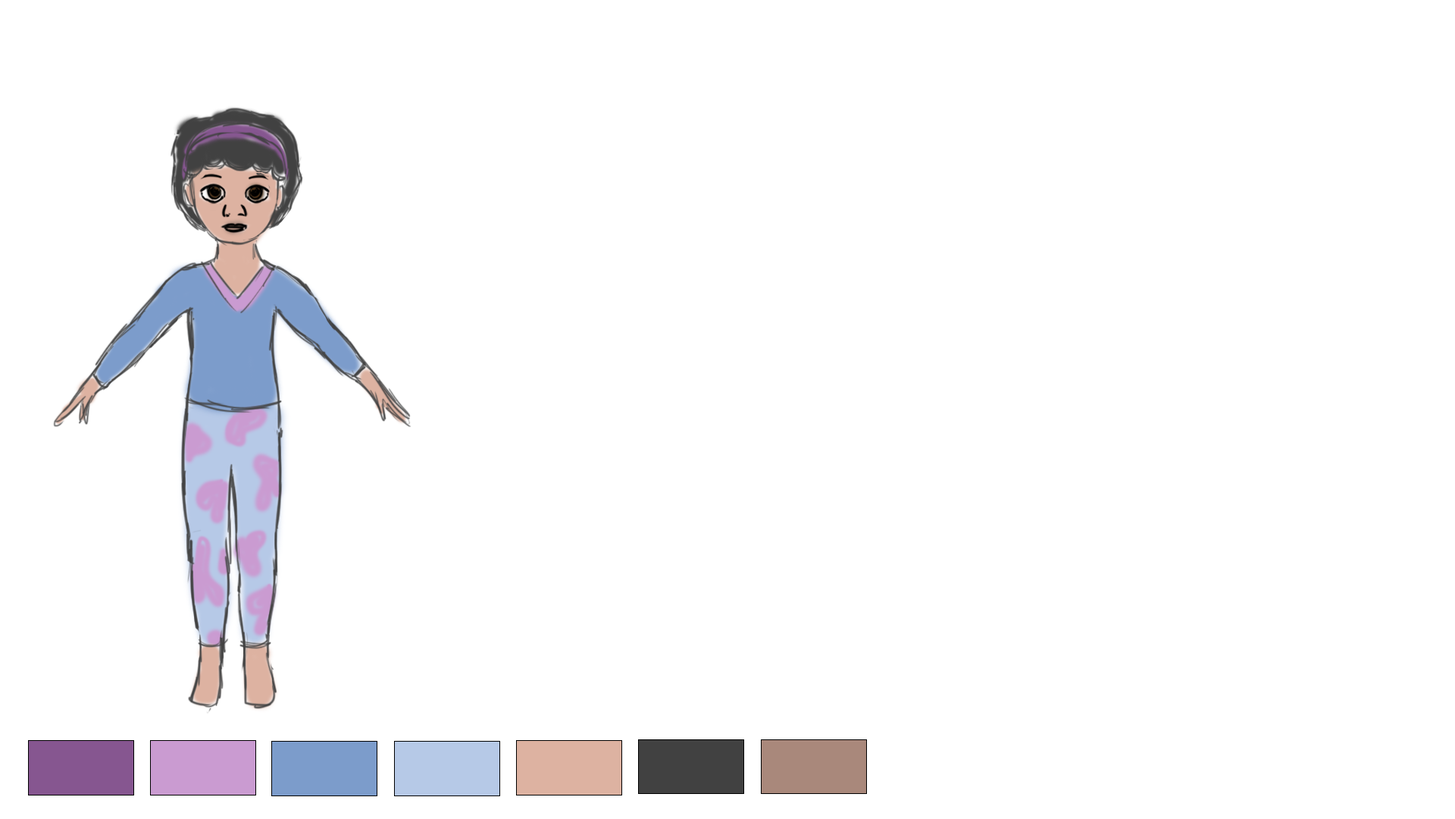
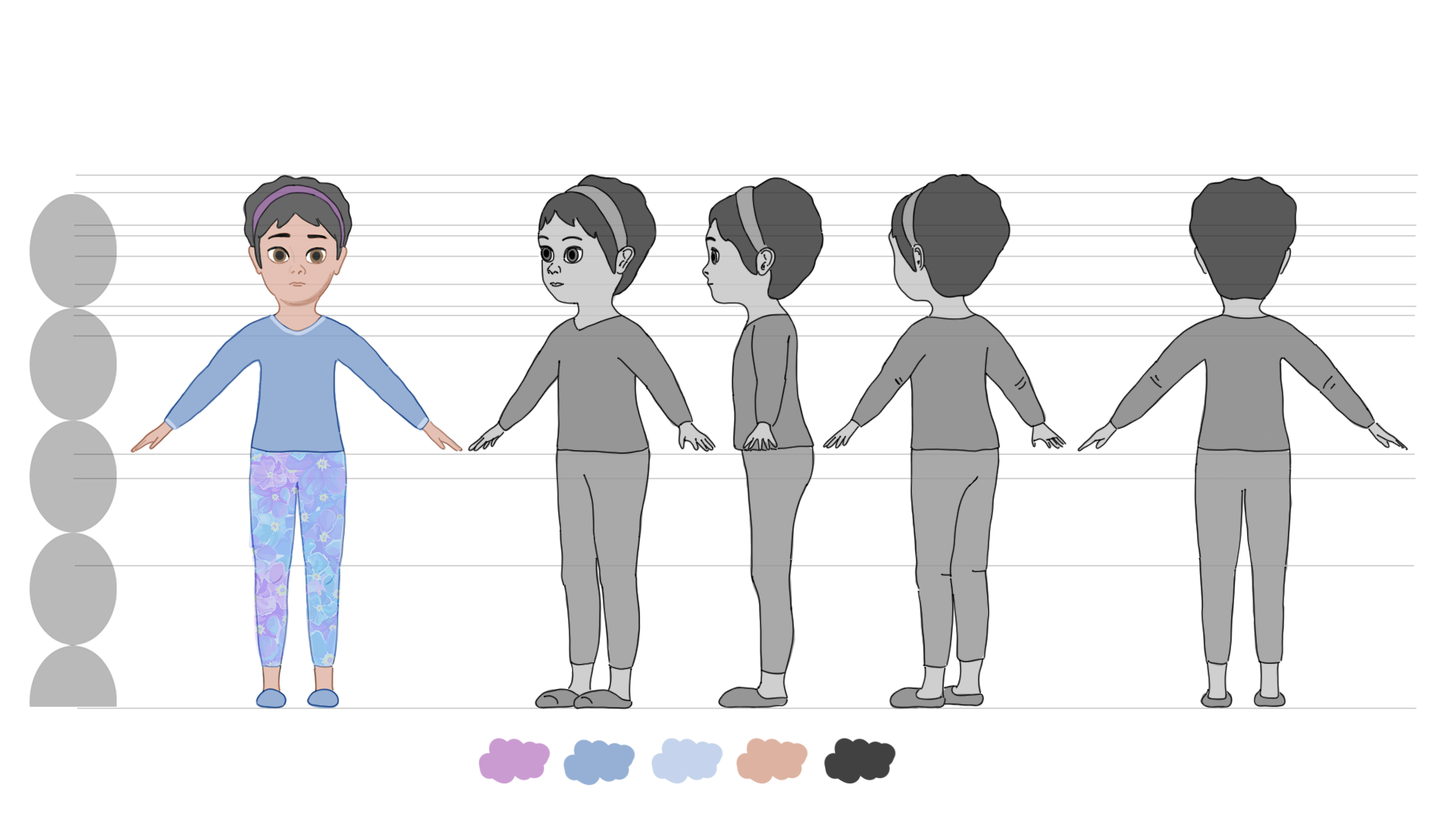
Two versions of the same layered image (1455 × 819). Layer-by-layer changes:
removed group "Group 1" (7 layers) over 28, 739, 868, 796
added group "back" with 2 layers above "135" over 1077, 175, 1410, 709
added layer "Layer 37" in group "back" over 1077, 175, 1410, 708
added layer "colors" in group "back" over 1077, 176, 1407, 709
added group "135" with 2 layers above "Side" over 822, 173, 1068, 710
added layer "Layer 36" in group "135" over 822, 173, 1068, 709
added layer "color" (1st of 3, in "135") in group "135" over 824, 173, 1065, 710
added group "Side" with 2 layers above "45" over 701, 176, 825, 709
added layer "Layer 35" in group "Side" over 701, 176, 825, 709
added layer "color" (2nd of 3, in "Side") in group "Side" over 702, 176, 824, 709
added group "45" with 2 layers above "Front" over 467, 173, 717, 710
added layer "Layer 34" in group "45" over 467, 173, 717, 710
added layer "color" (3rd of 3, in "45") in group "45" over 467, 173, 715, 709
added group "Front" with 3 layers above "Ref couleur" over 129, 174, 464, 709
added layer "Layer 28" (overlay) in group "Front" over 130, 174, 464, 708
added layer "Layer 29" in group "Front" over 129, 174, 463, 709
moved "Rectangle 1" (1st of 5, in "Ref couleur") into group "Ref couleur", painted on it, masked it over 150, 738, 636, 796
moved "Rectangle 1" (2nd of 5, in "Ref couleur") into group "Ref couleur", painted on it, masked it over 28, 736, 897, 796
moved "Rectangle 1" (4th of 5, in "Ref couleur") into group "Ref couleur", painted on it, masked it over 271, 736, 724, 796
renamed "Layer 10" to "Layer 25", painted on it over 29, 107, 412, 714
removed layer "Layer 11" over 53, 106, 409, 714
added group "Lines" (16%) with 13 layers above "Layer 0" over 73, 174, 1419, 709
renamed "Background" to "Layer 0", hid it over 28, 106, 1419, 796
…and 19 more changes (15 added, 2 mask, 2 painted, 2 removed, 2 stack)
